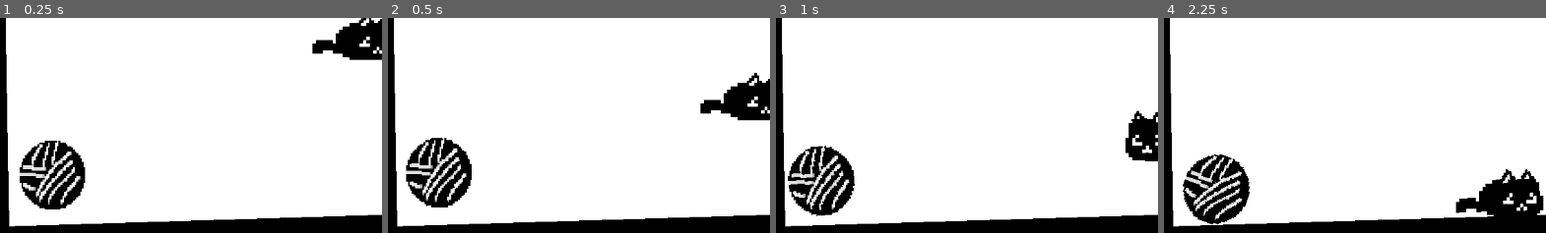
Above: before the commit, frames 1-4 (left to right).
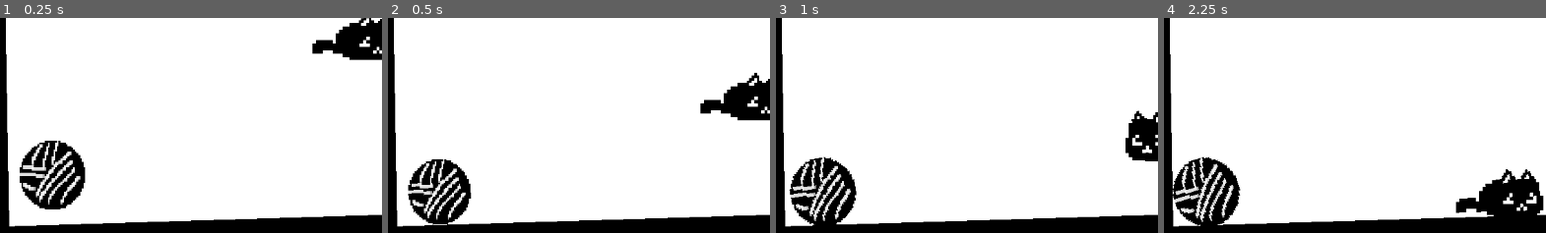
Above: after the commit, the same moments.

Repository: VeeronTen/meow
Game: Godot game, scene res://main.tscn
The game is run twice, just before and just after one commit, with the same random seed, the same clock (stepped at 60 frames per second) and the same inputs. Sound files missing from this copy of the repository are replaced by a short silence.
Inputs (mouse positions are % of the whole screen's width and height, from its top left):
- Up to frame 1 (0.25 s): no input
- Up to frame 2 (0.5 s): no input
- Up to frame 3 (1 s): move the mouse to (49, 71) at 0.52 s; hold Right (ui_right) from 0.53 s (still down); click (49, 71) at 0.67 s; tap Space (ui_select) at 0.77 s
- Up to frame 4 (2.25 s): move the mouse to (29, 56) at 1.27 s; release Right (ui_right) at 1.28 s; hold Left (ui_left) 1.28-2.03 s; tap Space (ui_select) at 1.52 s; move the mouse to (60, 29) at 2.02 s; hold Right (ui_right) from 2.03 s (still down)
The pictures show only the part of the screen within x 1-51%, y 50-100%; the shares and areas given below are measured in that part.

Frame 1 is identical in both runs. In frame 2, 4.4% of the frame differs, in the area x 4-22%, y 55-97%; in frame 3, 3.6%; in frame 4, 3.7%.

Commit message:
ball sounds

Diff:
--- /dev/null
+++ b/ball.gd
@@ -0,0 +1,19 @@
+extends RigidBody2D
+
+@onready var maxBounceVolume = $BounceSound.volume_db
+@onready var defaultSpriteScale = $Sprite2D.scale
+
+var _hadNoSoundsFor = 1.0
+
+func _process(delta: float) -> void:
+	_hadNoSoundsFor += delta
+	$Sprite2D.scale = lerp($Sprite2D.scale, defaultSpriteScale, delta*4)
+
+func _on_body_entered(body: Node) -> void:
+	_playBounce()
+
+func _playBounce():
+	$BounceSound.volume_db = lerp(-10.0, maxBounceVolume, clamp(_hadNoSoundsFor, 0, 1))
+	$BounceSound.play()
+	$Sprite2D.scale = defaultSpriteScale * 0.9
+	_hadNoSoundsFor = 0.0
--- a/ball.tscn
+++ b/ball.tscn
@@ -1,9 +1,10 @@
-[gd_scene load_steps=4 format=3 uid="uid://t6abqyf2gbak"]
+[gd_scene load_steps=6 format=3 uid="uid://t6abqyf2gbak"]
 
+[ext_resource type="Script" uid="uid://c7udnenyogpjc" path="res://ball.gd" id="1_41u45"]
 [ext_resource type="Texture2D" uid="uid://bkut2pxhna326" path="res://art/ball.png" id="1_x8fbi"]
+[ext_resource type="AudioStream" uid="uid://crhpoopxlspn4" path="res://sounds/ballBounce.wav" id="3_ktgx5"]
 
 [sub_resource type="PhysicsMaterial" id="PhysicsMaterial_x8fbi"]
-bounce = 0.81
 
 [sub_resource type="CircleShape2D" id="CircleShape2D_41u45"]
 radius = 42.2856
@@ -11,6 +12,9 @@
 [node name="Ball" type="RigidBody2D"]
 scale = Vector2(0.998439, 1.02519)
 physics_material_override = SubResource("PhysicsMaterial_x8fbi")
+contact_monitor = true
+max_contacts_reported = 1
+script = ExtResource("1_41u45")
 
 [node name="CollisionShape2D" type="CollisionShape2D" parent="."]
 position = Vector2(1, 1)
@@ -20,3 +24,9 @@
 [node name="Sprite2D" type="Sprite2D" parent="."]
 scale = Vector2(2.60188, 2.60188)
 texture = ExtResource("1_x8fbi")
+
+[node name="BounceSound" type="AudioStreamPlayer2D" parent="."]
+stream = ExtResource("3_ktgx5")
+
+[connection signal="body_entered" from="." to="." method="_on_body_entered"]
+[connection signal="body_shape_entered" from="." to="." method="_on_body_shape_entered"]
Not shown, added: ball.gd.uid
Not shown, added: sounds/ballBounce.wav.import
Not shown, added: sounds/ballBounce.wav
